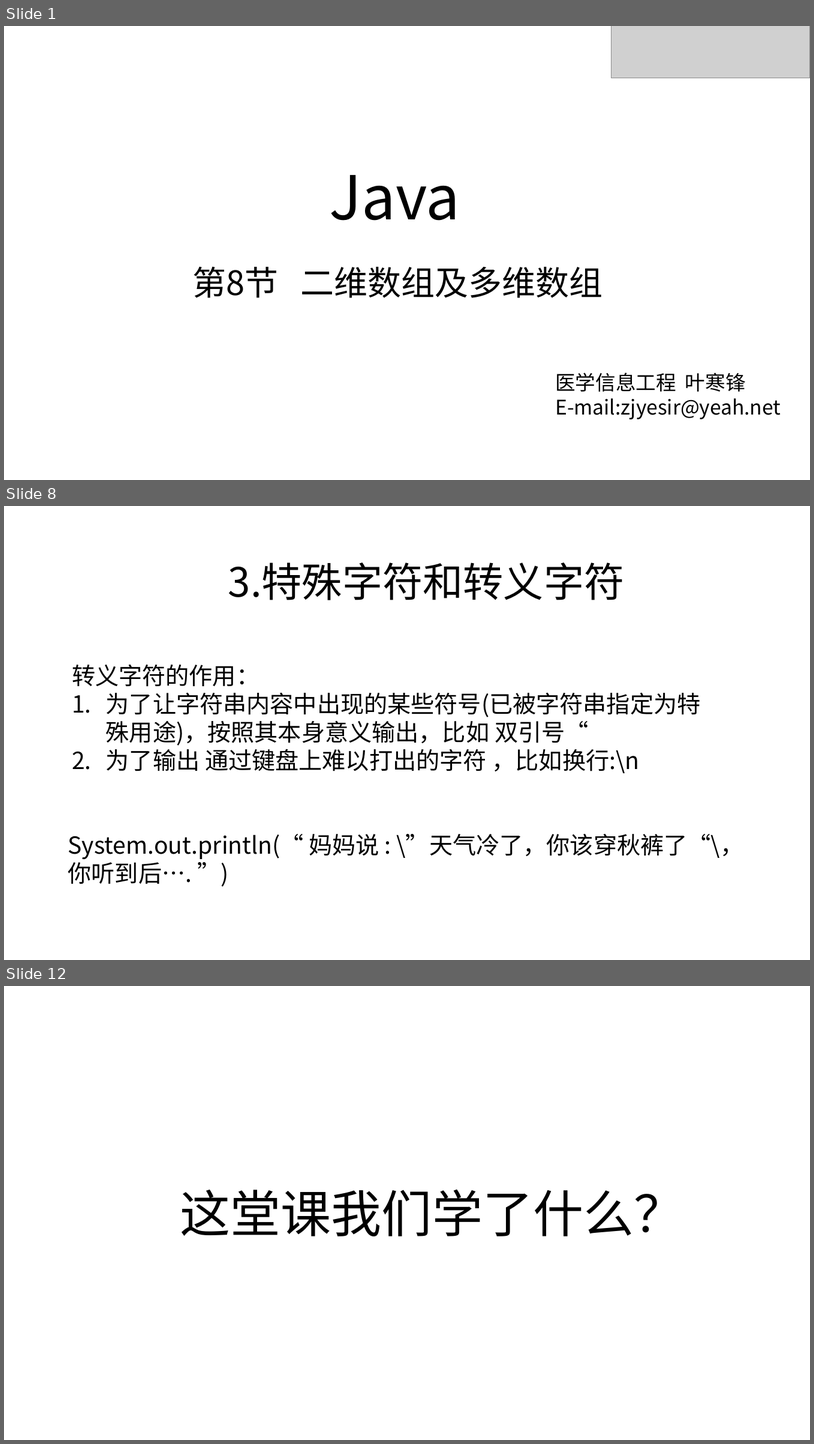
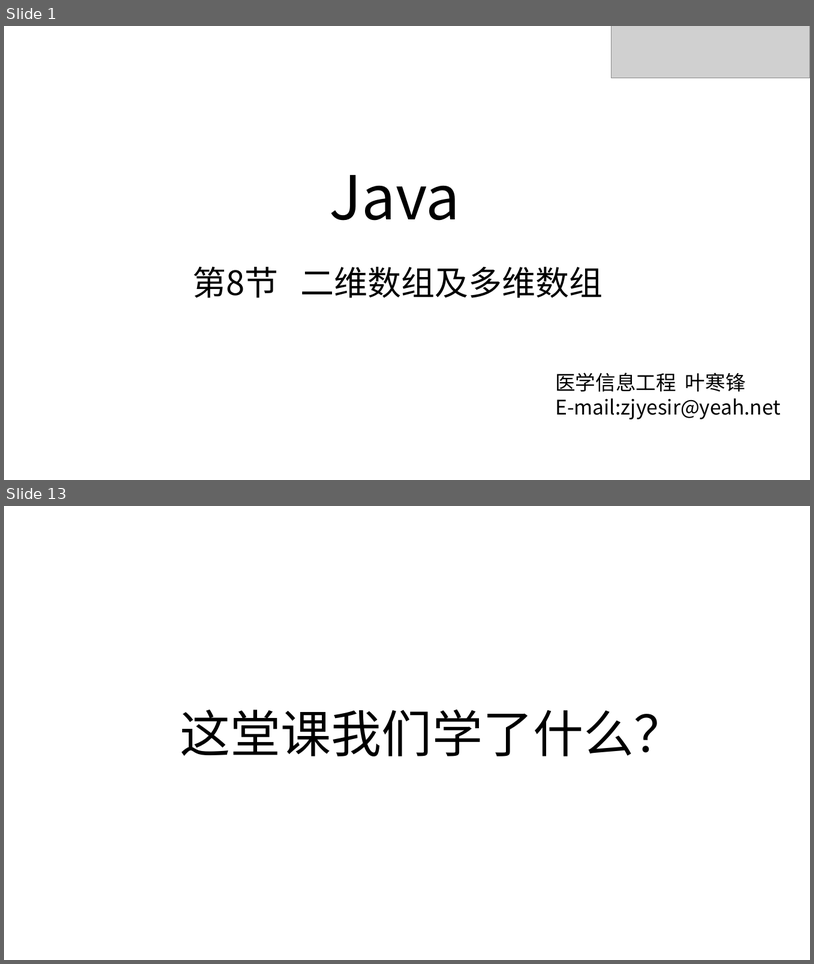
Before and after one commit to zjyesir/hmc_java_1, a slide deck: ppt/8. 二维数组.pptx. Shown one above the other, each under a label of ours: slides 1, 8 and 12 before the commit, slides 1 and 13 after it; the slides between them are not shown. The pictures are 814x1444 and 814x964 pixels, drawn with LibreOffice and Linux fonts; fonts in the diff are those of the drawing; grey boxes stand for pictures; background and template pictures are left out. Boxes give left, top, right and bottom in pixels: in the first picture for what was removed or moved away, otherwise in the second. Text is boxed around its words. In the diff, an @@ line names an element or a change of style, - is before the commit and + after.

```diff
--- a/ppt/8. 二维数组.pptx
+++ b/ppt/8. 二维数组.pptx
@@ slide 8 removed at (x1=4, y1=506, x2=810, y2=960), background picture (left out) @@
@@ text removed at (x1=228, y1=562, x2=625, y2=600) @@
-3.特殊字符和转义字符
@@ text removed at (x1=72, y1=664, x2=701, y2=773) @@
-转义字符的作用：
-1. 为了让字符串内容中出现的某些符号(已被字符串指定为特殊用途)，按照其本身意义输出，比如 双引号“
-2. 为了输出 通过键盘上难以打出的字符 ，比如换行:\n
@@ text removed at (x1=68, y1=834, x2=744, y2=884) @@
-System.out.println(“ 妈妈说 : \”天气冷了，你该穿秋裤了“\，你听到后…. ”)
@@ what was slide 12 is now slide 13 @@
```
Also in this commit, not shown: 1 slide changed, 10 slides added, 8 other slides removed, 2 other files.
